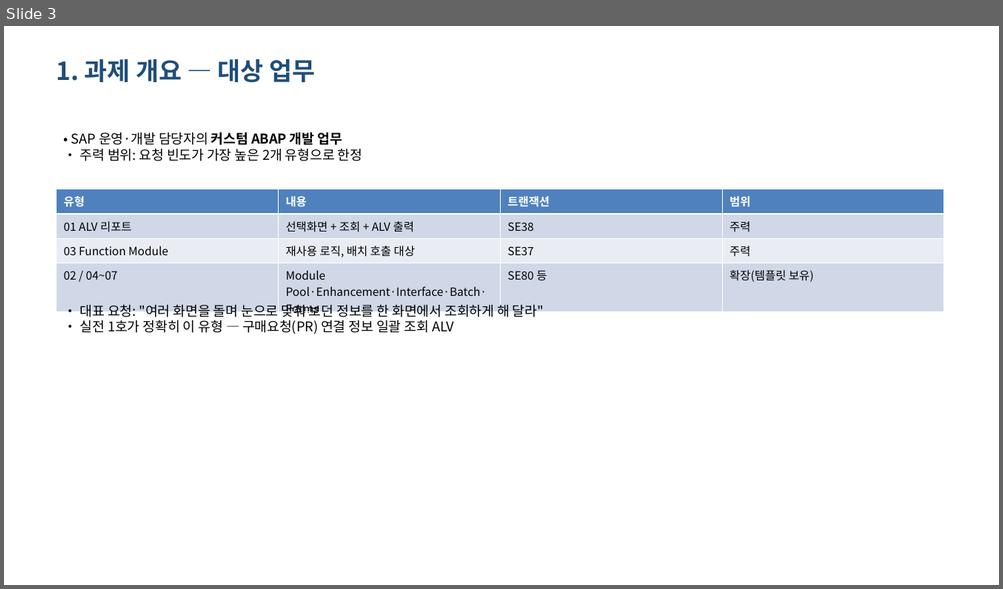
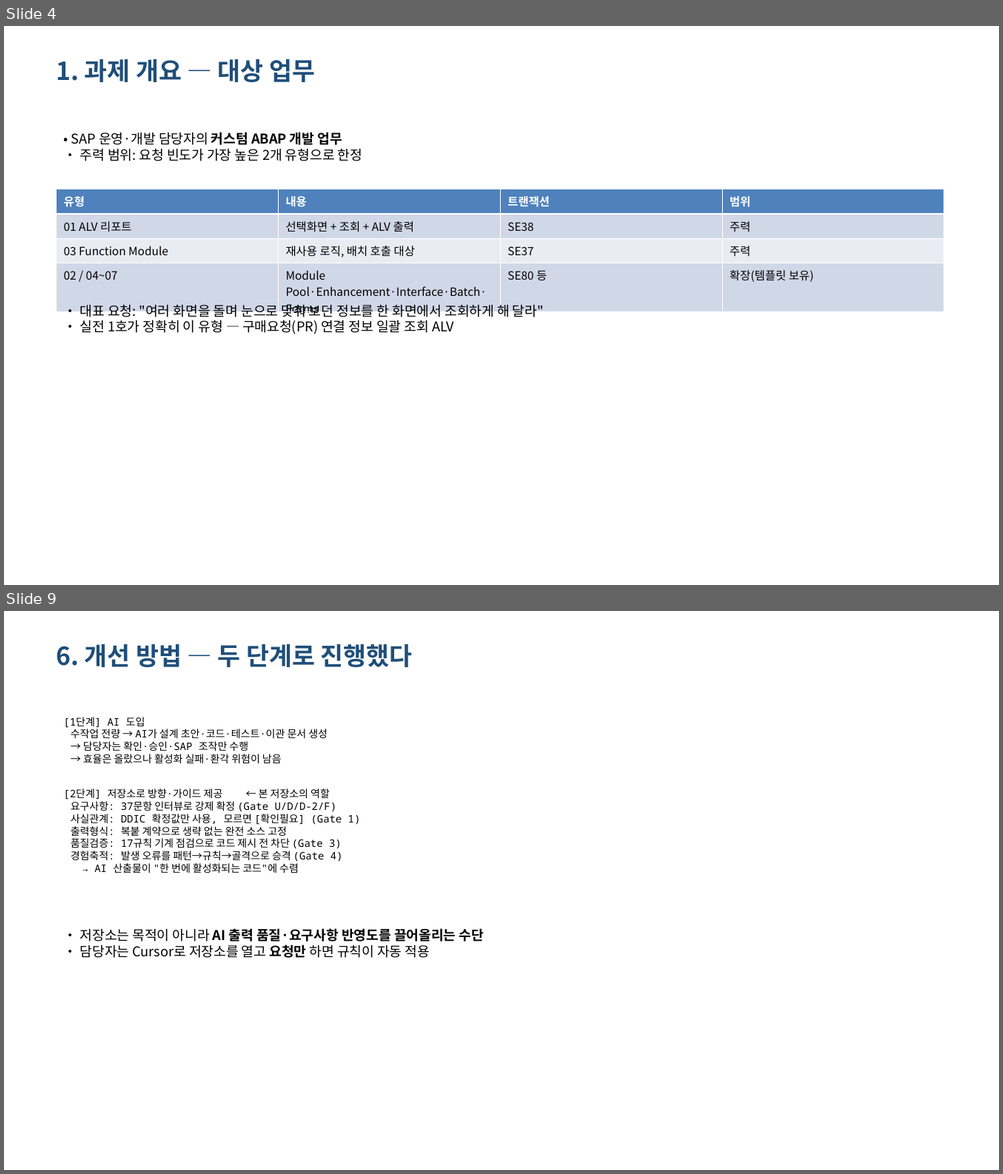
Before and after one commit to hyosungitx00/AI, a slide deck: report/dist/ai-abap-result-deck.pptx. Shown one above the other, each under a label of ours: slide 3 before the commit, slides 4 and 9 after it; the slides between them are not shown. The pictures are 1003x589 and 1003x1174 pixels, drawn with LibreOffice and Linux fonts; fonts in the diff are those of the drawing. Boxes give left, top, right and bottom in pixels: in the first picture for what was removed or moved away, otherwise in the second. Text is boxed around its words. In the diff, an @@ line names an element or a change of style, - is before the commit and + after.

```diff
--- a/report/dist/ai-abap-result-deck.pptx
+++ b/report/dist/ai-abap-result-deck.pptx
@@ slide 9 added at [4,611,999,1170], background #FFFFFF @@
@@ text added at [56,644,412,667], 24 pt, text #1F4E79, bold @@
+6. 개선 방법 — 두 단계로 진행했다
@@ text added at [63,717,361,873], 10 pt, text #000000 @@
+[1단계] AI 도입
+수작업 전량 → AI가 설계 초안·코드·테스트·이관 문서 생성
+→ 담당자는 확인·승인·SAP 조작만 수행
+→ 효율은 올랐으나 활성화 실패·환각 위험이 남음
+[2단계] 저장소로 방향·가이드 제공 ← 본 저장소의 역할
+요구사항: 37문항 인터뷰로 강제 확정 (Gate U/D/D-2/F)
+사실관계: DDIC 확정값만 사용, 모르면 [확인필요] (Gate 1)
+출력형식: 복붙 계약으로 생략 없는 완전 소스 고정
+품질검증: 17규칙 기계 점검으로 코드 제시 전 차단 (Gate 3)
+경험축적: 발생 오류를 패턴→규칙→골격으로 승격 (Gate 4)
+→ AI 산출물이 "한 번에 활성화되는 코드"에 수렴
@@ text added at [80,928,484,958], 13 pt, text #000000 @@
+• 저장소는 목적이 아니라 AI 출력 품질·요구사항 반영도를 끌어올리는 수단
+• 담당자는 Cursor로 저장소를 열고 요청만 하면 규칙이 자동 적용
@@ what was slide 3 is now slide 4 @@
```
Also in this commit, not shown: 13 slides changed, 6 other slides added, 3 slides removed, 2 other files.
